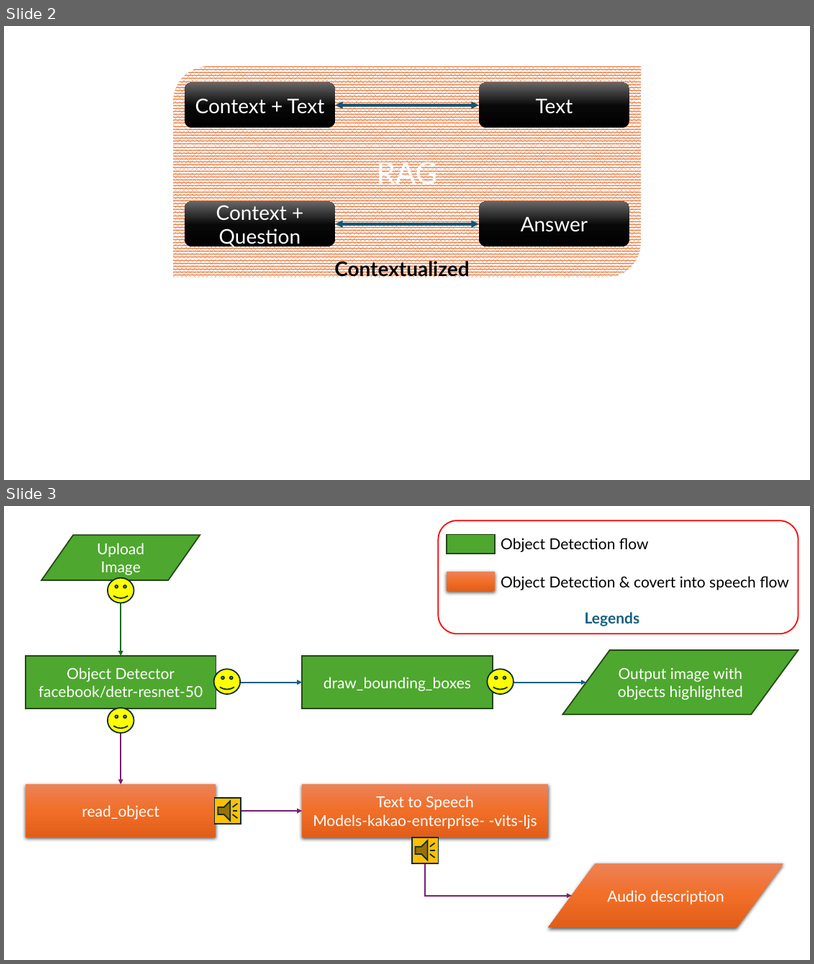
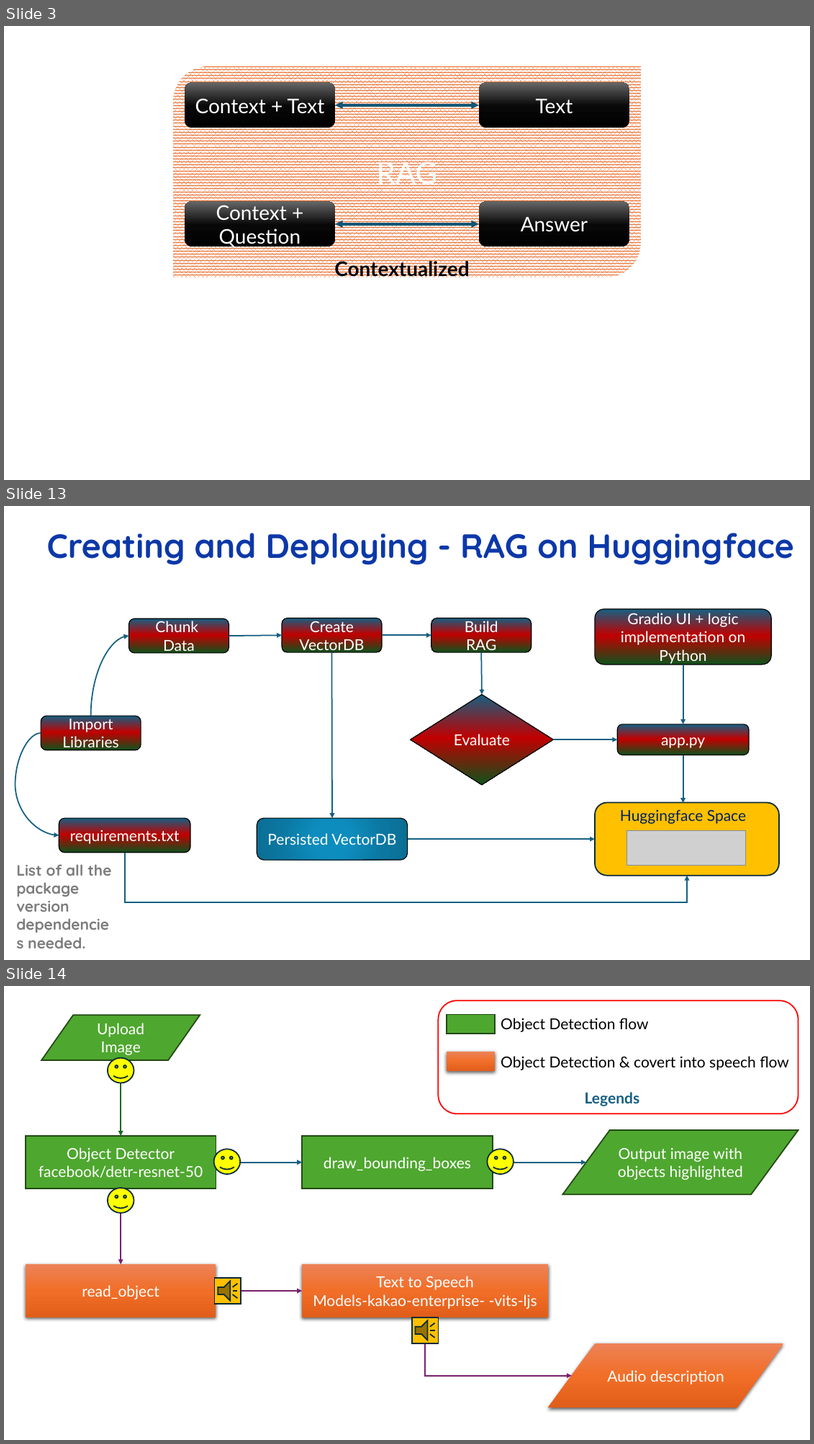
Before and after one commit to mayankchugh-learning/PythonRefresh, a slide deck: Python for Generative AI/Week 15/Python-LLMOps-using-Python-LVC/Docuement-QnA.pptx. Shown one above the other, each under a label of ours: slides 2 and 3 before the commit, slides 3, 13 and 14 after it; the slides between them are not shown. The pictures are 814x964 and 814x1444 pixels, drawn with LibreOffice and Linux fonts; fonts in the diff are those of the drawing; grey boxes stand for pictures. Boxes give left, top, right and bottom in pixels: in the first picture for what was removed or moved away, otherwise in the second. Text is boxed around its words. In the diff, an @@ line names an element or a change of style, - is before the commit and + after.

```diff
--- a/Python for Generative AI/Week 15/Python-LLMOps-using-Python-LVC/Docuement-QnA.pptx
+++ b/Python for Generative AI/Week 15/Python-LLMOps-using-Python-LVC/Docuement-QnA.pptx
@@ slide 13 added at <box>4,506,810,960</box>, background #FFFFFF @@
@@ title added at <box>47,533,795,565</box>, 40 pt, text #0C38A8, bold @@
+Creating and Deploying - RAG on Huggingface
@@ rounded rectangle added at <box>595,609,772,664</box>, fill gradient #156082 to #C00000 to #13501B, outline #000000 1 pt, 18 pt, text #FFFFFF @@
+Gradio UI + logic implementation on Python
@@ rounded rectangle added at <box>129,618,229,653</box>, fill gradient #156082 to #C00000 to #13501B, outline #000000 1 pt, 18 pt, text #FFFFFF @@
+Chunk
+Data
@@ arrow added from (229, 636) to (282, 635), #156082 1.5 pt @@
@@ rounded rectangle added at <box>282,618,382,652</box>, fill gradient #156082 to #C00000 to #13501B, outline #000000 1 pt, 18 pt, text #FFFFFF @@
+Create
+VectorDB
@@ arrow added from (382, 635) to (432, 635), #156082 1.5 pt @@
@@ rounded rectangle added at <box>432,618,532,652</box>, fill gradient #156082 to #C00000 to #13501B, outline #000000 1 pt, 18 pt, text #FFFFFF @@
+Build
+RAG
@@ curved arrow added from (91, 716) to (129, 636), #156082 1.5 pt @@
@@ arrow added from (332, 652) to (332, 818), #156082 1.5 pt @@
@@ arrow added from (482, 652) to (482, 694), #156082 1.5 pt @@
@@ arrow added from (684, 664) to (684, 724), #156082 1.5 pt @@
@@ diamond added at <box>411,694,554,784</box>, fill gradient #156082 to #C00000 to #13501B, outline #000000 1 pt, 18 pt, text #FFFFFF @@
+Evaluate
@@ rounded rectangle added at <box>41,716,141,750</box>, fill gradient #156082 to #C00000 to #13501B, outline #000000 1 pt, 18 pt, text #FFFFFF @@
+Import Libraries
@@ curved arrow added from (41, 733) to (59, 835), #156082 1.5 pt @@
@@ arrow added from (554, 739) to (618, 739), #156082 1.5 pt @@
@@ rounded rectangle added at <box>618,724,749,755</box>, fill gradient #156082 to #C00000 to #13501B, outline #000000 1 pt, 18 pt, text #FFFFFF @@
+app.py
@@ arrow added from (684, 754) to (684, 803), #156082 1.5 pt @@
@@ rounded rectangle added at <box>595,803,779,875</box>, fill #FFC000, outline #092A39 1.5 pt @@
@@ rounded rectangle added at <box>59,818,190,852</box>, fill gradient #156082 to #C00000 to #13501B, outline #000000 1 pt, 18 pt, text #FFFFFF @@
+requirements.txt
@@ rounded rectangle added at <box>257,818,407,860</box>, fill gradient #0D8DBE to #0B76A0 to #0B6F95, outline #000000 1 pt, 18 pt, text #FFFFFF @@
+Persisted VectorDB
@@ text added at <box>620,809,746,824</box>, 18 pt, text #002060 @@
+Huggingface Space
@@ arrow added from (407, 839) to (595, 839), #156082 1.5 pt @@
@@ picture added at <box>628,831,746,865</box> @@
@@ text added at <box>16,864,111,948</box>, 18 pt, text #7C7C7C, bold @@
+List of all the package version dependencies needed.
@@ elbow arrow added from (125, 852) to (687, 875), #156082 1.5 pt @@
@@ what was slide 2 is now slide 3 @@
@@ what was slide 3 is now slide 14 @@
```
Also in this commit, not shown: 12 other slides added, 16 other files.
